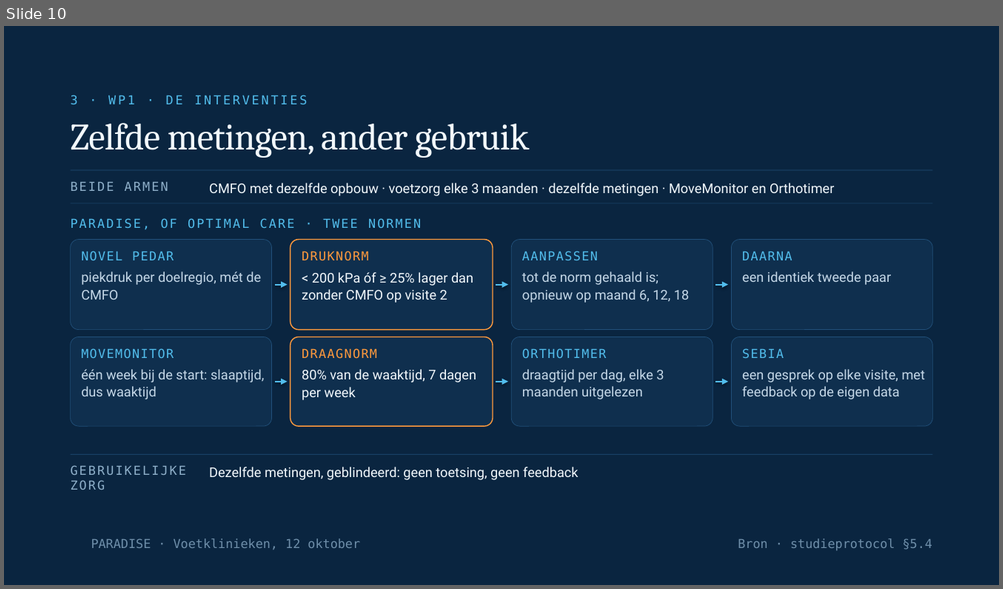
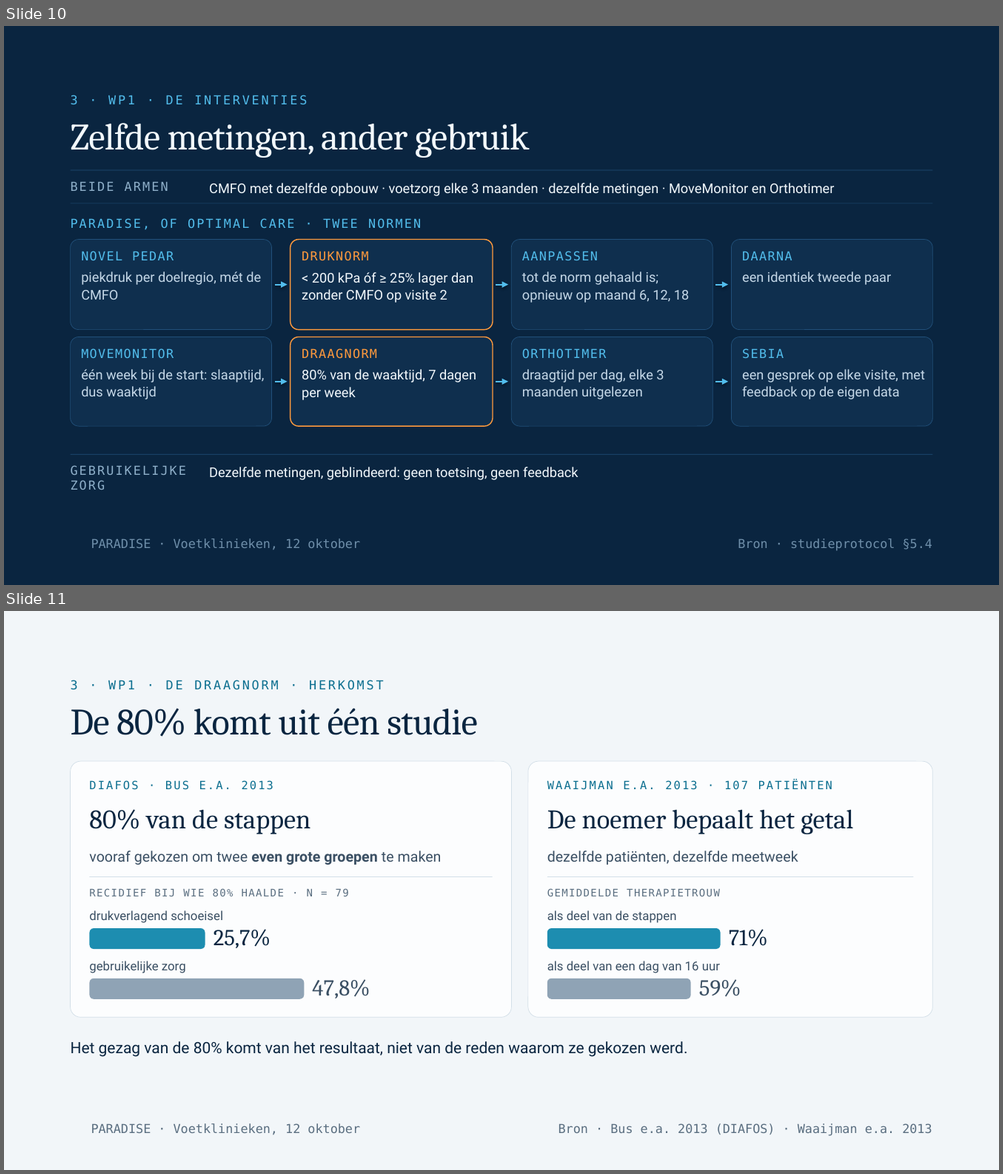
Before and after one commit to Dellfs/paradise-project, a slide deck: PARADISE_presentatie/webdecks/PARADISE_voetklinieken_12okt.pptx. Shown one above the other, each under a label of ours: slide 10 before the commit, slides 10 and 11 after it. The pictures are 1003x589 and 1003x1174 pixels, drawn with LibreOffice and Linux fonts; fonts in the diff are those of the drawing; background and template pictures are left out. Boxes give left, top, right and bottom in pixels: in the first picture for what was removed or moved away, otherwise in the second. Text is boxed around its words. In the diff, an @@ line names an element or a change of style, - is before the commit and + after.

```diff
--- a/PARADISE_presentatie/webdecks/PARADISE_voetklinieken_12okt.pptx
+++ b/PARADISE_presentatie/webdecks/PARADISE_voetklinieken_12okt.pptx
@@ slide 11 added at [4,611,999,1170], background #F2F6F9 @@
@@ text added at [71,680,383,690], 12 pt, text #0B6E8F @@
+3 · WP1 · DE DRAAGNORM · HERKOMST
@@ text added at [71,708,477,737], 36 pt, text #0A2540 @@
+De 80% komt uit één studie
@@ rounded rectangle added at [71,762,512,1017], fill #FCFDFE, outline #D3DFE8 0.5 pt @@
@@ rounded rectangle added at [528,762,932,1017], fill #FCFDFE, outline #D3DFE8 0.5 pt @@
@@ text added at [89,780,273,790], 11 pt, text #0B6E8F @@
+DIAFOS · BUS E.A. 2013
@@ text added at [547,780,832,790], 11 pt, text #0B6E8F @@
+WAAIJMAN E.A. 2013 · 107 PATIËNTEN
@@ text added at [89,809,310,834], 26 pt, text #0A2540 @@
+80% van de stappen
@@ text added at [547,809,853,834], 26 pt, text #0A2540 @@
+De noemer bepaalt het getal
@@ text added at [89,851,441,865], 14 pt, text #3A4F63 @@
+vooraf gekozen om twee even grote groepen te maken
@@ text added at [547,851,798,865], 14 pt, text #3A4F63 @@
+dezelfde patiënten, dezelfde meetweek
@@ rectangle added at [90,877,492,877], fill #D3DFE8 @@
@@ rectangle added at [547,877,913,877], fill #D3DFE8 @@
@@ text added at [89,889,349,897], 10 pt, text #5A6E80 @@
+RECIDIEF BIJ WIE 80% HAALDE · N = 79
@@ text added at [547,889,720,897], 10 pt, text #5A6E80 @@
+GEMIDDELDE THERAPIETROUW
@@ text added at [89,911,223,923], 12 pt, text #3A4F63 @@
+drukverlagend schoeisel
@@ text added at [547,911,676,923], 12 pt, text #3A4F63 @@
+als deel van de stappen
@@ rounded rectangle added at [90,929,205,950], fill #1D8DB0 @@
@@ text added at [213,929,270,948], 22 pt, text #0A2540 @@
+25,7%
@@ rounded rectangle added at [547,929,720,950], fill #1D8DB0 @@
@@ text added at [728,929,768,947], 22 pt, text #0A2540 @@
+71%
@@ text added at [89,961,186,974], 12 pt, text #3A4F63 @@
+gebruikelijke zorg
@@ text added at [547,961,720,974], 12 pt, text #3A4F63 @@
+als deel van een dag van 16 uur
@@ rounded rectangle added at [90,979,304,999], fill #8FA3B5 @@
@@ text added at [312,980,370,999], 22 pt, text #3A4F63 @@
+47,8%
@@ rounded rectangle added at [547,979,691,999], fill #8FA3B5 @@
@@ text added at [699,980,741,997], 22 pt, text #3A4F63 @@
+59%
@@ text added at [71,1042,687,1057], 15 pt, text #0A2540 @@
+Het gezag van de 80% komt van het resultaat, niet van de reden waarom ze gekozen werd.
@@ text added at [91,1124,360,1136], 12 pt, text #5A6E80 @@
+PARADISE · Voetklinieken, 12 oktober
@@ text added at [558,1124,931,1136], 12 pt, text #5A6E80 @@
+Bron · Bus e.a. 2013 (DIAFOS) · Waaijman e.a. 2013
```
Also in this commit, not shown: 1 slide changed, 2 other slides added.
